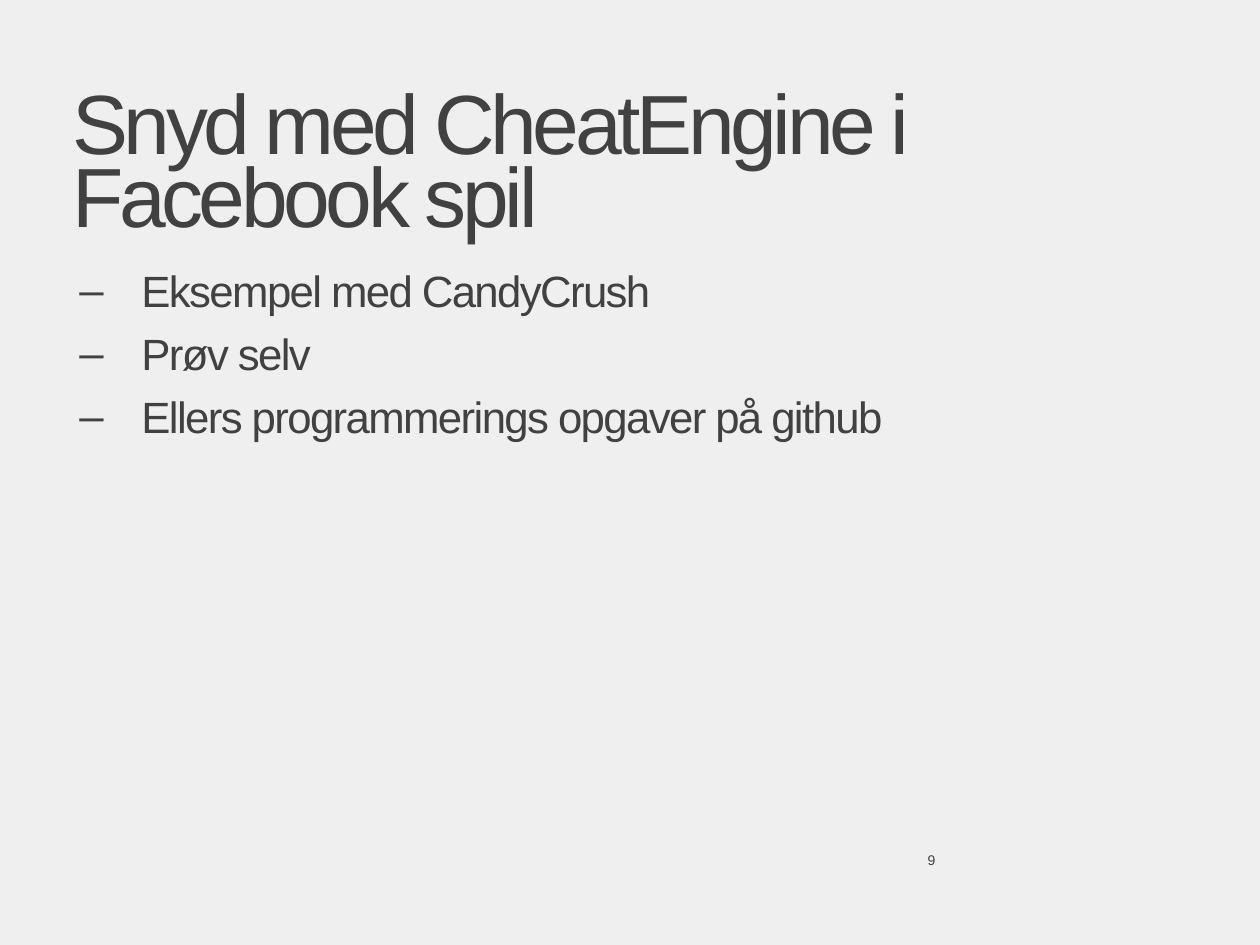
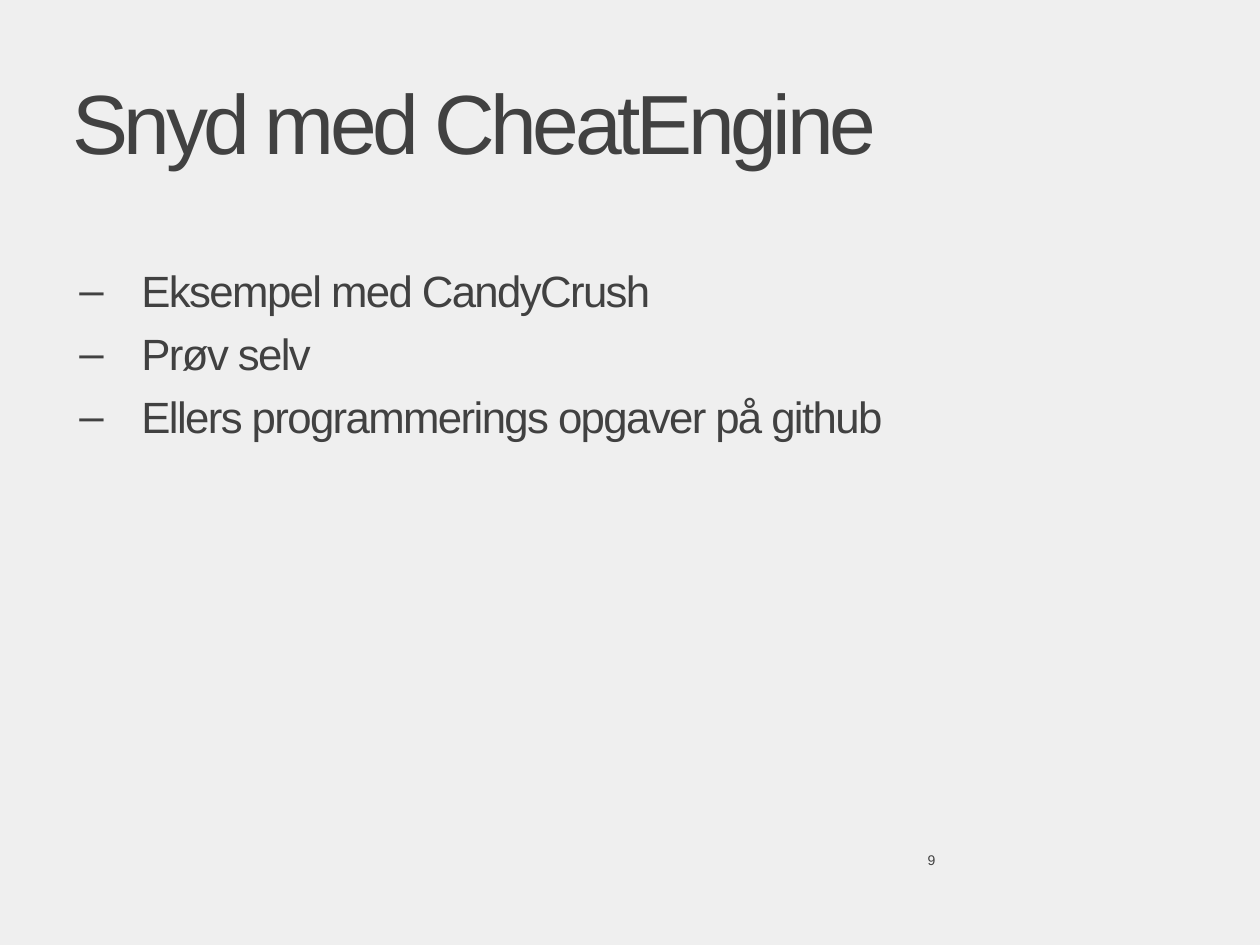
Before and after one commit to soenderup21/IT-Snyd-Og-Bedrag, a slide deck: slide 9 of Praesentation IT_SnydOgBedrag.pptx. Drawn at 1260x945 pixels with LibreOffice and Linux fonts; fonts in the diff are those of the drawing; background and template pictures are left out. Boxes give left, top, right and bottom in pixels: in the first picture for what was removed or moved away, otherwise in the second. Text is boxed around its words. In the diff, an @@ line names an element or a change of style, - is before the commit and + after.

```diff
--- a/Praesentation IT_SnydOgBedrag.pptx
+++ b/Praesentation IT_SnydOgBedrag.pptx
@@ title at bbox=[72, 93, 876, 169]: text changed @@
-Snyd med CheatEngine i Facebook spil
+Snyd med CheatEngine
```
Also in this commit, not shown: 4 other slides changed, 1 other file.
